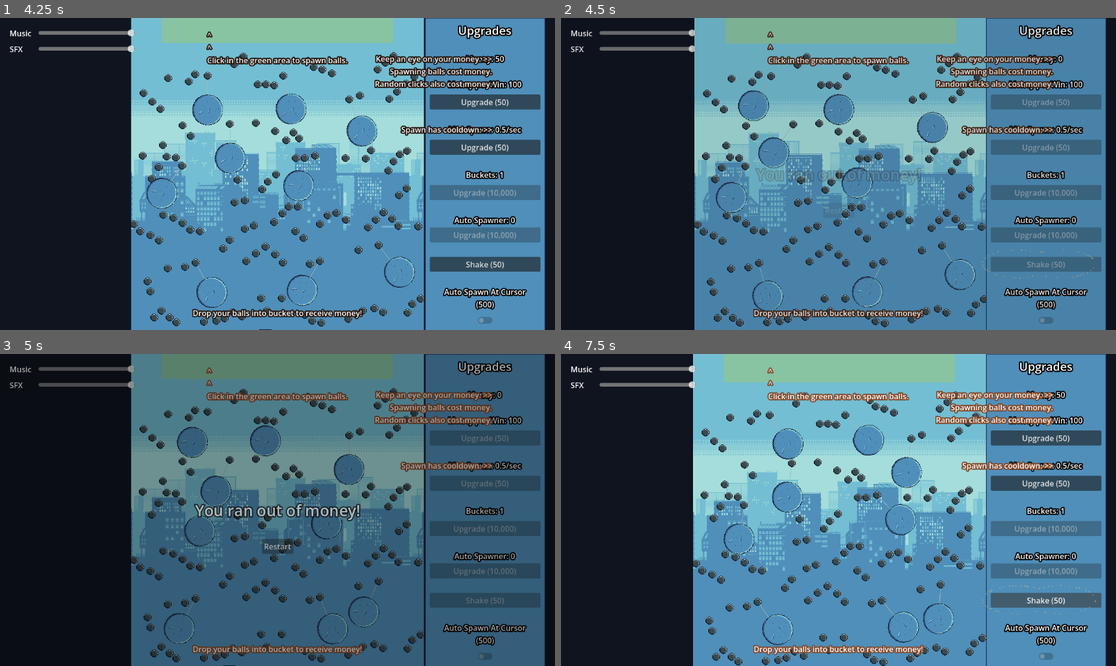
Above: before the commit, frames 1-4 (two rows, left to right).
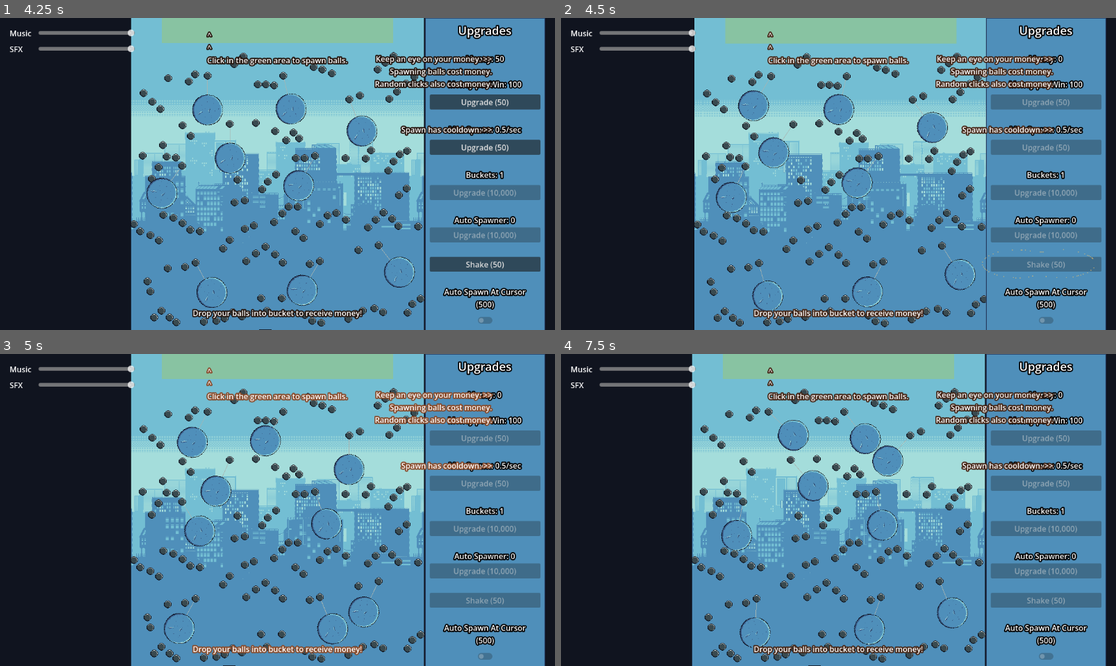
Above: after the commit, the same moments.

Repository: Purinut12/SoloJam2026
Game: Godot game, scene res://Scenes/main_game_scene.tscn
Same seed, same stepped clock (60 frames per second), same inputs: the game is played once before the commit and once after it.
Inputs (mouse positions are in pixels of both pictures, inside the frame that each line leads up to):
- Up to frame 1 (4.25 s): click "Upgrade (50)" at 0.5 s; click "Upgrade (50)" at 1.25 s; click "Shake (50)" at 2 s; click "Upgrade (50)" at 2.75 s; click "Upgrade (50)" at 3.5 s
- Up to frame 2 (4.5 s): click "Shake (50)" at 4.25 s
- Up to frame 3 (5 s): no input
- Up to frame 4 (7.5 s): click (838, 547) at 5 s, where only the run before the commit has a clickable "Restart"; click (1043, 438) at 5.75 s, where only the run before the commit has a clickable "Upgrade (50)"; click (1043, 481) at 6.5 s, where only the run before the commit has a clickable "Upgrade (50)"; click (1043, 600) at 7.25 s, where only the run before the commit has a clickable "Shake (50)"

Frame 1 is identical in both runs. In frame 2, 1.1% of the frame differs, in the area x 34-65%, y 47-65%; in frame 3, 73%, in the area x 1-99%, y 0-100%; in frame 4, 16%.

Commit message:
feat: v1.2 remove lose state

Diff:
--- a/Scripts/upgradeController.gd
+++ b/Scripts/upgradeController.gd
@@ -71,9 +71,8 @@
 
 func add_money(amount):
 	stats.money += amount
-	if stats.money <= 0:
+	if stats.money < 0:
 		stats.money = 0
-		emit_signal("ran_out_of_money")
 	update_money_label()
 	check_disable_upgrades()
 
Not shown, added: Build/Pachinkle 1.2.zip
